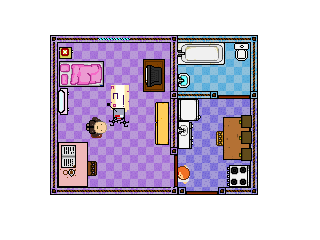
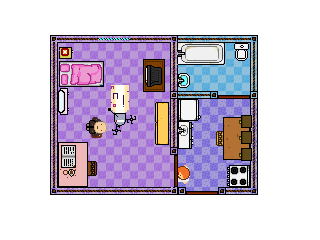
Comparing the layer stacks of the two 320×240 images. Changes:
removed group "Group 3" (3 layers) over [107, 103, 129, 127]
removed layer "Layer 25" from group "Group 3" over [109, 116, 118, 126]
removed layer "Layer 26" from group "Group 3" over [120, 117, 129, 127]
moved "Layer 7 copy 2" out of group "Group 3", painted on it over [107, 103, 136, 135]
